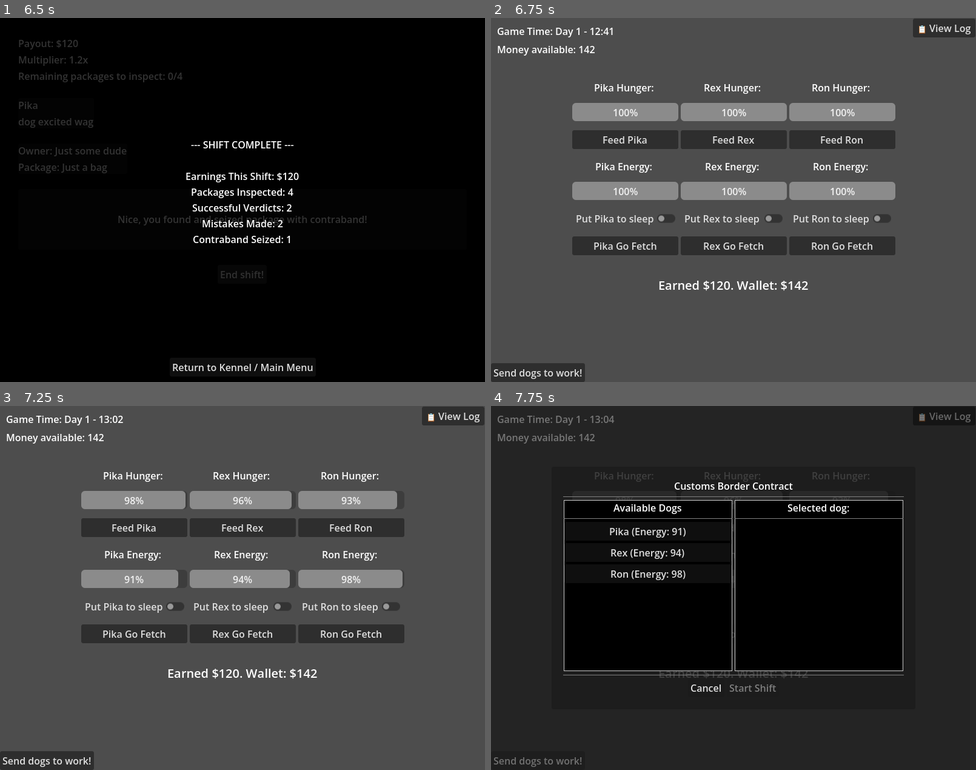
Above: before the commit, frames 1-4 (two rows, left to right).
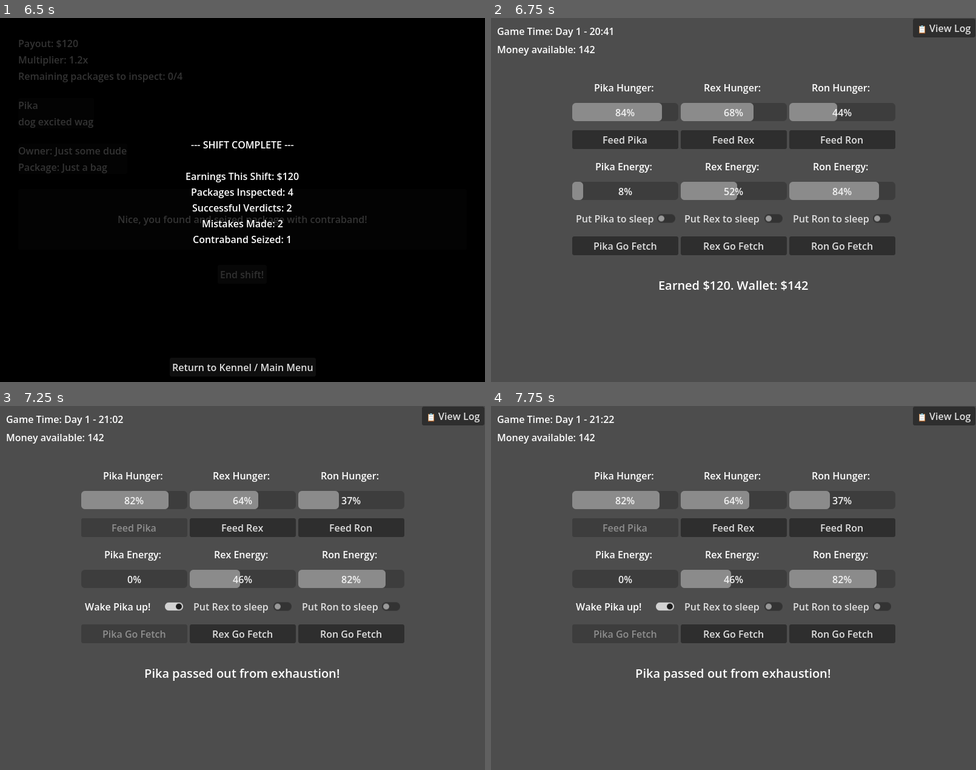
Above: after the commit, the same moments.

Repository: lukaMis/kennel-simulator
Game: Godot game, scene res://scenes/customs_inspector.tscn
Two runs of this game, one before a commit and one after it. Both use one fixed random seed, a clock stepped at 60 frames per second and the inputs below. This scene is started directly instead of the project's main scene.
Inputs (mouse positions are in pixels of both pictures, inside the frame that each line leads up to):
- Up to frame 1 (6.5 s): click "Pass" at 0.5 s; click "Next package" at 1.25 s; click "Doubt" at 2 s; click "Next package" at 2.75 s; click "Pass" at 3.5 s; click "Next package" at 4.25 s; click "Doubt" at 5 s; click "End shift!" at 5.75 s
- Up to frame 2 (6.75 s): click "Return to Kennel / Main Menu" at 6.5 s
- Up to frame 3 (7.25 s): no input
- Up to frame 4 (7.75 s): click (539, 759) at 7.25 s, where only the run before the commit has a clickable "Send dogs to work!"

Frame 1 is identical in both runs. In frame 2, 4.0% of the frame differs, in the area x 0-84%, y 2-100%; in frame 3, 4.8%; in frame 4, 99%, in the area x 0-100%, y 0-100%.

Commit message:
working on hide work button

Diff:
--- a/scripts/customs_inspection_manager.gd
+++ b/scripts/customs_inspection_manager.gd
@@ -43,6 +43,7 @@
 
 	if active_shift_dog != null:
 		current_confidence_level = 1 if active_shift_dog.handler_bond < 5 else 2
+		active_shift_dog.total_dog_shifts_worked += 1
 
 	shift_started.emit()
 	print("Shift has started")
@@ -77,6 +78,9 @@
 	# 1. Update Permanent Stats (Dog and Player methods)
 	active_shift_dog.record_inspection_result(is_correct)
 	GlobalState.player_stats.update_career_stats(is_correct, current_package.is_contraband)
+
+	# NEW: Drain energy using the specific inspection rate instead of the general rate
+	active_shift_dog.energy = max(active_shift_dog.energy - active_shift_dog.inspection_energy_drain_rate, 0)
 
 	# 2. Calculate Math Modifiers & Confidence
 	var outcome_key: String = ""
@@ -137,15 +141,18 @@
 
 
 func _clear_shift() -> void:
-	active_shift_dog = null
-	active_queue.clear()
 	shift_current_payout = GameConstants.CUSTOMS_BASE_PAYOUT
 	shift_quota = GameConstants.CUSTOMS_QUOTA
 
-	# ADD THESE LINES to wipe the shift memory clean
+	active_shift_dog = null
+	active_queue.clear()
+
 	shift_inspections = 0
 	shift_successes = 0
 	shift_mistakes = 0
 	shift_contraband_seized = 0
+	current_synergy_multiplier = 1.0
+	current_confidence_level = 1
+	check_again_uses = 2
 
 	print("CustomsInspectionManager: Shift cleaned up.")
--- a/scripts/customs_inspector.gd
+++ b/scripts/customs_inspector.gd
@@ -160,13 +160,6 @@
 
 	# 2. Build the text block by reading directly from the player's global stats
 	var stats_text = "--- SHIFT COMPLETE ---\n\n"
-	#stats_text += "--- PLAYER CAREER MILESTONES ---\n"
-	#stats_text += "Total Shifts Worked: %d\n" % GlobalState.player_stats.total_inspector_games_played
-	#stats_text += "Total Packages Inspected: %d\n" % GlobalState.player_stats.total_inspections
-	#stats_text += "Successful Verdicts: %d\n" % GlobalState.player_stats.total_successful_inspections
-	#stats_text += "Mistakes Made: %d\n" % GlobalState.player_stats.total_failed_inspections
-	#stats_text += "Contraband Seized: %d\n" % GlobalState.player_stats.total_contraband_seized
-
 	stats_text += "Earnings This Shift: $%d\n" % CustomsInspectionManager.shift_current_payout
 	stats_text += "Packages Inspected: %d\n" % CustomsInspectionManager.shift_inspections
 	stats_text += "Successful Verdicts: %d\n" % CustomsInspectionManager.shift_successes
@@ -179,10 +172,17 @@
 	# 4. Show the modal overlay!
 	end_shift_modal.show()
 
-
-func _on_return_home_pressed() -> void:
 	# 1. Tell the Manager to handle the paycheck and clear memory
 	CustomsInspectionManager.stop_shift()
 
+
+func _on_return_home_pressed() -> void:
+	# 1. Advance the game clock by 8 hours
+	#GlobalState.add_game_time(8)
+	GlobalState.advance_game_hours(8)
+
+	# 2. REACTIVATE the game timer/running state so the kennel/main scene behaves correctly
+	GlobalState.set_game_running(true)
+
 	# Transition back to your main menu/kennel scene
 	get_tree().change_scene_to_file("res://scenes/main.tscn")
--- a/scripts/dog_manager.gd
+++ b/scripts/dog_manager.gd
@@ -45,7 +45,9 @@
 func _on_time_engine_hour_passed(_current_hour: int) -> void:
 	# Tick stats for all data files directly in the Autoload
 	for dog_data in GlobalState.master_dog_roster:
-		dog_data.tick_stats()
+		#dog_data.tick_stats()
+		dog_data.tick_energy()
+		dog_data.tick_hunger()
 
 	# Update visual bars for all UIs
 	for ui in active_uis:
--- a/scripts/dog_resource.gd
+++ b/scripts/dog_resource.gd
@@ -12,9 +12,13 @@
 @export var handler_bond: float = 1.0
 @export var betrayal_trauma: float = 0.0
 @export var personality_trait: String = "Standard"
+@export var inspection_energy_drain_rate: int = 5
 # --- NEW: Individual Dog Performance Stats ---
 @export var total_dog_correct: int = 0
 @export var total_dog_wrong: int = 0
+# NEW: Tracking specific dog career stats
+@export var total_dog_shifts_worked: int = 0
+@export var total_dog_inspections: int = 0
 # --- Mapping ---
 @export var tell_reactions_ORIG: Dictionary = {
 	1: { true: "dog subtle sniff", false: "dog looks away" },
@@ -34,15 +38,37 @@
 	"wrong_pass": "dog cowering shame",
 }
 
+# --- Existing Methods ---
+#func tick_stats():
+#if is_sleeping:
+#energy = min(energy + GameConstants.SLEEP_ENERGY_GAIN, 100)
+#hunger = max(hunger - (hunger_drain_rate * 1.5), 0)
+#else:
+#energy = max(energy - energy_drain_rate, 0)
+#hunger = max(hunger - hunger_drain_rate, 0)
 
-# --- Existing Methods ---
+
+# Optional: You can keep this as a convenience wrapper if needed elsewhere
 func tick_stats():
+	tick_energy()
+	tick_hunger()
+
+
+func tick_energy():
 	if is_sleeping:
 		energy = min(energy + GameConstants.SLEEP_ENERGY_GAIN, 100)
-		hunger = max(hunger - (hunger_drain_rate * 1.5), 0)
 	else:
 		energy = max(energy - energy_drain_rate, 0)
-		hunger = max(hunger - hunger_drain_rate, 0)
+
+
+func tick_hunger():
+	# Note: We kept your logic where hunger drains faster while sleeping!
+	var drain_multiplier = 1.5 if is_sleeping else 1.0
+	hunger = max(hunger - (hunger_drain_rate * drain_multiplier), 0)
+
+# NEW: Tick hunger without touching energy
+#func tick_hunger():
+#hunger = max(hunger - hunger_drain_rate, 0)
 
 
 func wake_and_rest_dog() -> void:
@@ -52,6 +78,7 @@
 
 # --- NEW: Tracking Method ---
 func record_inspection_result(is_correct: bool):
+	total_dog_inspections += 1 # Auto-increment every time this is called
 	if is_correct:
 		total_dog_correct += 1
 	else:
--- a/scripts/global_state.gd
+++ b/scripts/global_state.gd
@@ -18,6 +18,8 @@
 # NEW: The in-memory buffer tracking all gameplay logs
 var log_history: Array[String] = []
 var game_is_running: bool = true
+
+var game_time_hours: int = 0
 
 # The global player profile that persists across scenes
 var player_stats: PlayerResource = PlayerResource.new()
@@ -100,3 +102,24 @@
 	if game_is_running != running:
 		game_is_running = running
 		run_state_changed.emit(game_is_running)
+
+	#func add_game_time(hours: int) -> void:
+	#game_time_hours += hours
+	#print("Time advanced by ", hours, " hours. Total game time: ", game_time_hours)
+
+
+func advance_game_hours(hours: int) -> void:
+	var active_dog = CustomsInspectionManager.active_shift_dog
+
+	for h in range(hours):
+		for dog in master_dog_roster:
+			# If this is the active inspector, only handle hunger (energy is managed by the shift)
+			if dog == active_dog:
+				dog.tick_hunger()
+			# For all other dogs, apply both systems normally
+			else:
+				dog.tick_energy()
+				dog.tick_hunger()
+
+	TimeEngine.advance_game_hours(8)
+	print("Time advanced by ", hours, " hours.")
--- a/scripts/main.gd
+++ b/scripts/main.gd
@@ -5,22 +5,32 @@
 @onready var info_bar = $UILayer/InfoBar
 @onready var day_summary_ui: Control = $UILayer/DaySummaryUI
 @onready var staging_modal: ColorRect = $UILayer/CustomsStagingModal
-@onready var work_button: Button = $UILayer/WorkButton
+@onready var button_work: Button = $UILayer/WorkButton
 
 
 func _ready() -> void:
 	# Tune into the time engine's daily broadcast
 	TimeEngine.day_passed.connect(_on_day_passed)
+	TimeEngine.current_game_time.connect(game_time_update)
 
 	# 1. Connect the new work button!
-	work_button.pressed.connect(_on_work_button_pressed)
+	button_work.pressed.connect(_on_button_work_pressed)
 
 
 func _on_day_passed(current_day: int) -> void:
 	var active_dog_count: int = GlobalState.master_dog_roster.size()
 	# Trigger the phase shift
 	day_summary_ui.trigger_summary(current_day, active_dog_count)
+	button_work.hide()
 
 
-func _on_work_button_pressed() -> void:
+func _on_button_work_pressed() -> void:
 	staging_modal.open_modal()
+
+
+func game_time_update(day, hour, minute) -> void:
+	_update_work_button_visibility(day, hour, minute)
+
+
+func _update_work_button_visibility(day, hour, minute) -> void:
+	button_work.visible = (hour < 15)
--- a/scripts/time_engine.gd
+++ b/scripts/time_engine.gd
@@ -6,6 +6,7 @@
 signal day_passed(current_day: int)
 signal morning_started # NEW: Fires exactly when the new workday begins!
 signal time_formatted_updated(time_string: String) # Great for updating a UI clock instantly
+signal current_game_time(day, hour, minute)
 
 # --- SIMULATION PACING ---
 # If multiplier is 60.0, then 1 real-world second = 1 in-game minute
@@ -74,6 +75,8 @@
 	# Formats the time into a clean "Day 1 - 08:05" string
 	var time_string = "Day %d - %02d:%02d" % [day, hour, minute]
 	time_formatted_updated.emit(time_string)
+	current_game_time.emit(day, hour, minute)
+	print(day, hour, minute)
 
 
 func _on_game_running_state(game_is_running: bool) -> void:
@@ -83,3 +86,7 @@
 		process_mode = Node.PROCESS_MODE_INHERIT
 	else:
 		process_mode = Node.PROCESS_MODE_DISABLED
+
+
+func advance_game_hours(hours: int) -> void:
+	hour += hours
